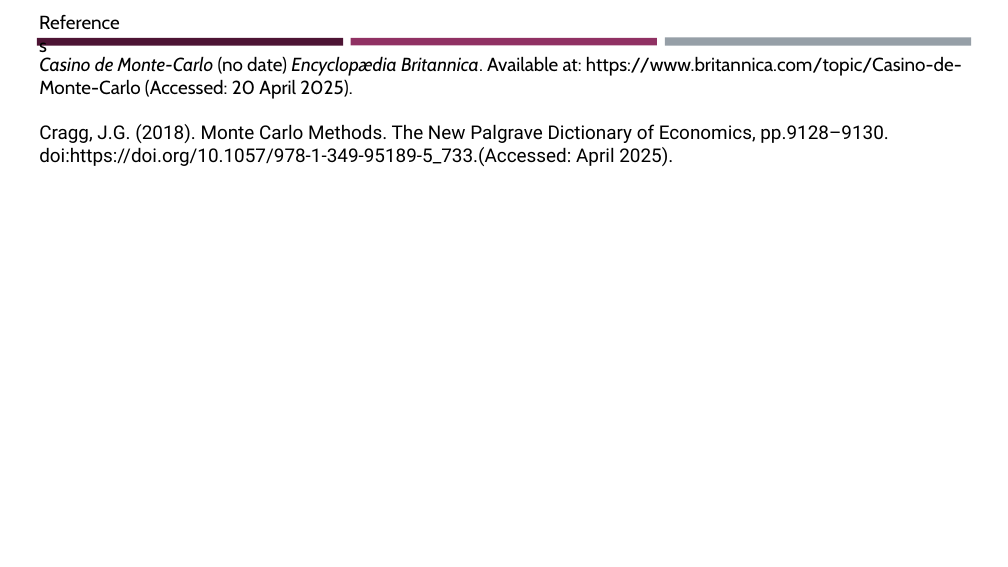
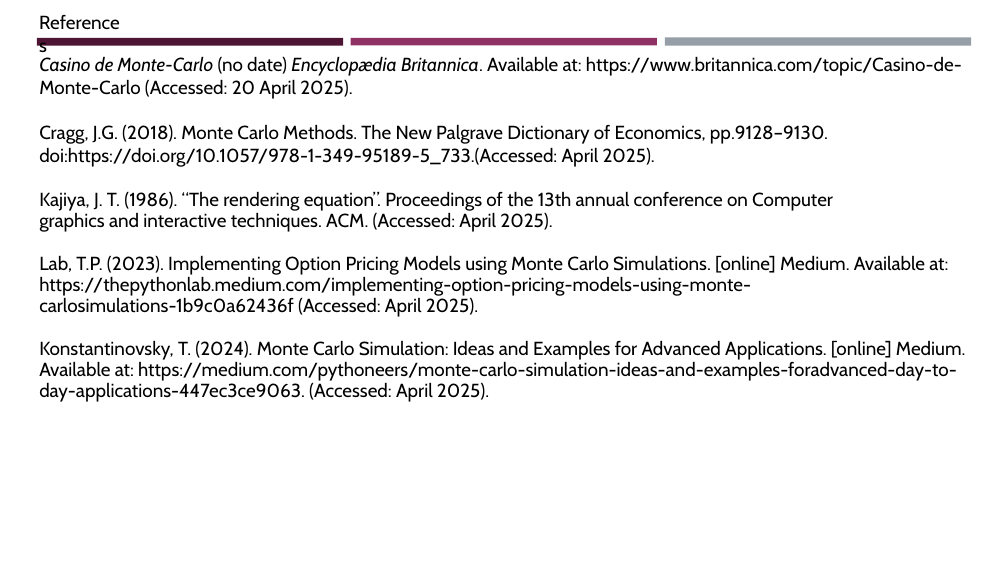
Before and after one commit to eoiniritium/jateb-course-work, a slide deck: slide 19 of presentation.pptx (slide 18 before the commit). Drawn at 1008x567 pixels with LibreOffice and Linux fonts; fonts in the diff are those of the drawing. Boxes give left, top, right and bottom in pixels: in the first picture for what was removed or moved away, otherwise in the second. Text is boxed around its words. In the diff, an @@ line names an element or a change of style, - is before the commit and + after.

Commit message:
finished

```diff
--- a/presentation.pptx
+++ b/presentation.pptx
@@ text at box(39, 124, 828, 167): font Roboto to Cabin in "Cragg, J.G. (2018). Monte Carlo Methods. The ...", "doi:https://doi.org/10.1057/978-1-349-95189-5_733.(Accessed: ..." @@
@@ text at box(39, 191, 966, 402): paragraphs added @@
+Kajiya, J. T. (1986). “The rendering equation”. Proceedings of the 13th annual conference on Computer
+graphics and interactive techniques. ACM. (Accessed: April 2025).
+Lab, T.P. (2023). Implementing Option Pricing Models using Monte Carlo Simulations. [online] Medium. Available at: https://thepythonlab.medium.com/implementing-option-pricing-models-using-monte-carlosimulations-1b9c0a62436f (Accessed: April 2025).
+Konstantinovsky, T. (2024). Monte Carlo Simulation: Ideas and Examples for Advanced Applications. [online] Medium. Available at: https://medium.com/pythoneers/monte-carlo-simulation-ideas-and-examples-foradvanced-day-to-day-applications-447ec3ce9063. (Accessed: April 2025).
```
Also in this commit, not shown: 2 other slides changed, 2 slides added, 1 slide removed.
